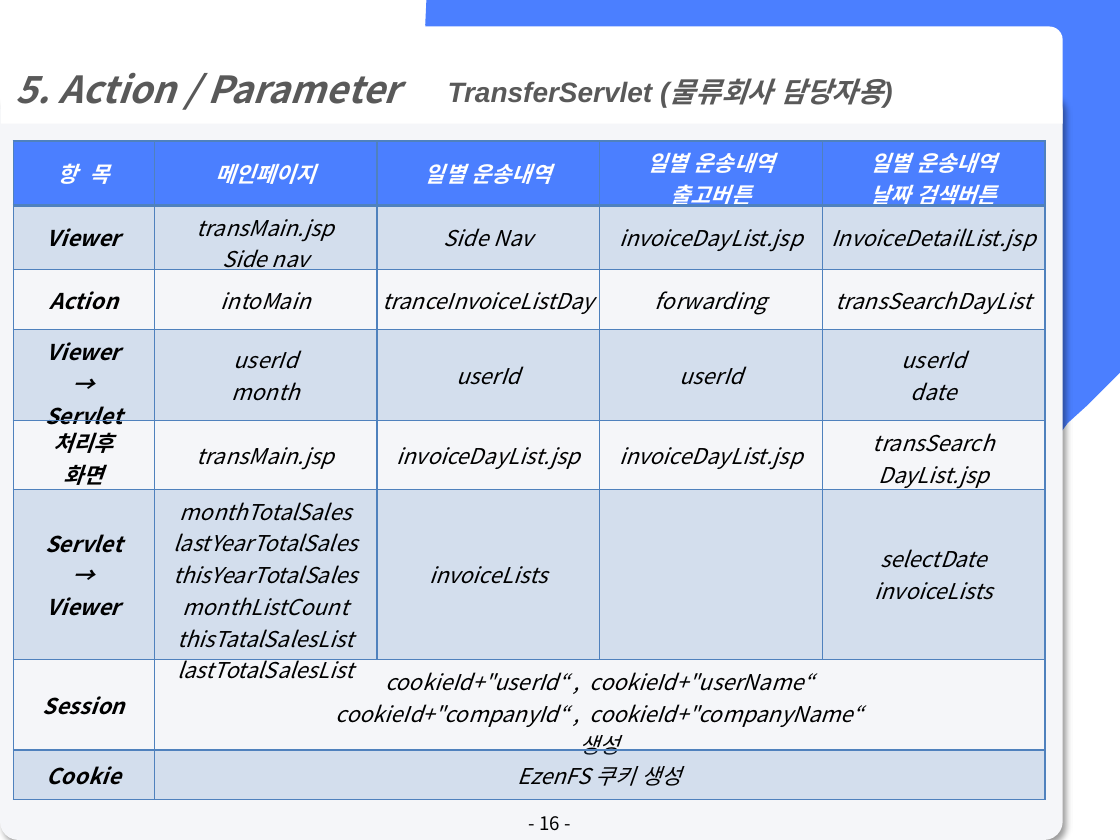
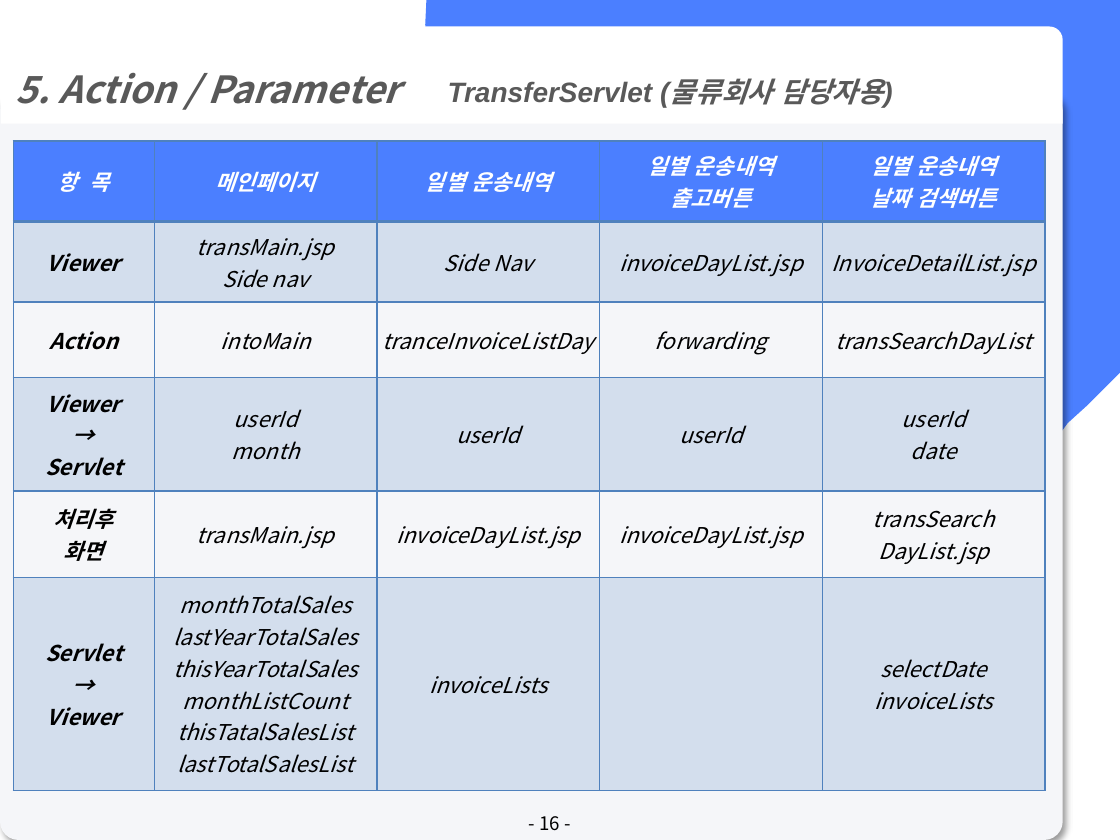
Before and after one commit to lx9203/fulfillmentBlue, a slide deck: slide 16 of file/PPT/Fulfillment 최종발표.pptx. Drawn at 1120x840 pixels with LibreOffice and Linux fonts; fonts in the diff are those of the drawing. Boxes give left, top, right and bottom in pixels: in the first picture for what was removed or moved away, otherwise in the second. Text is boxed around its words. In the diff, an @@ line names an element or a change of style, - is before the commit and + after.

```diff
--- a/file/PPT/Fulfillment 최종발표.pptx
+++ b/file/PPT/Fulfillment 최종발표.pptx
@@ table at [13, 141, 1046, 791] @@
-row 7: Session | cookieId+"userId“ , cookieId+"userName“ / cookieId+"companyId“ , cookieId+"companyName“ / 생성 |  |  | 
-row 8: Cookie | EzenFS 쿠키 생성 |  |  | 
```
Also in this commit, not shown: 12 other slides changed, 3 other files.
